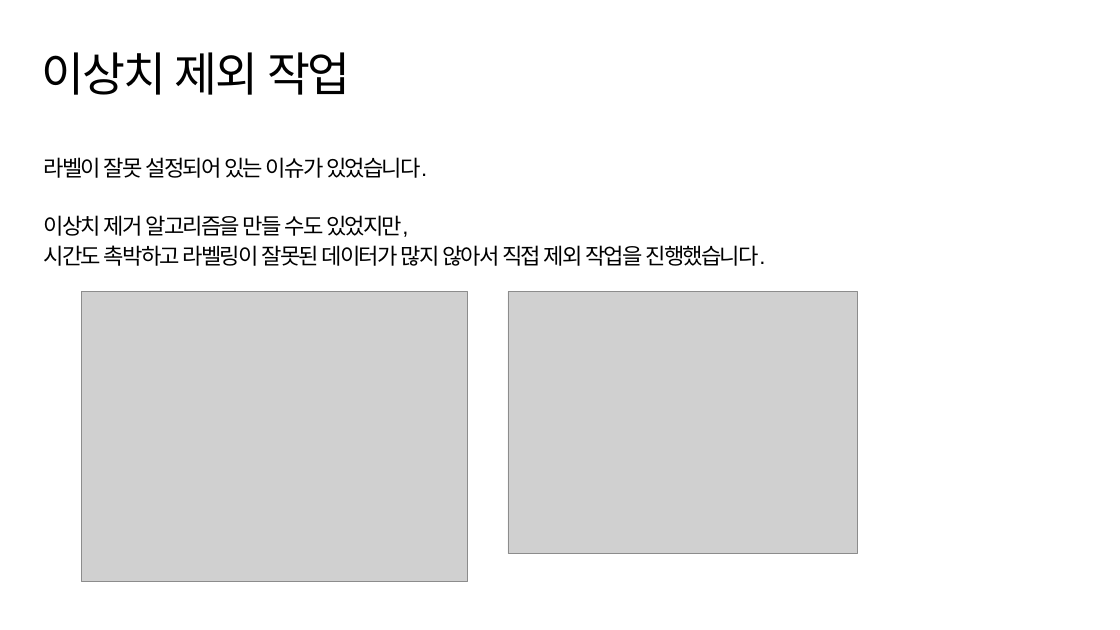
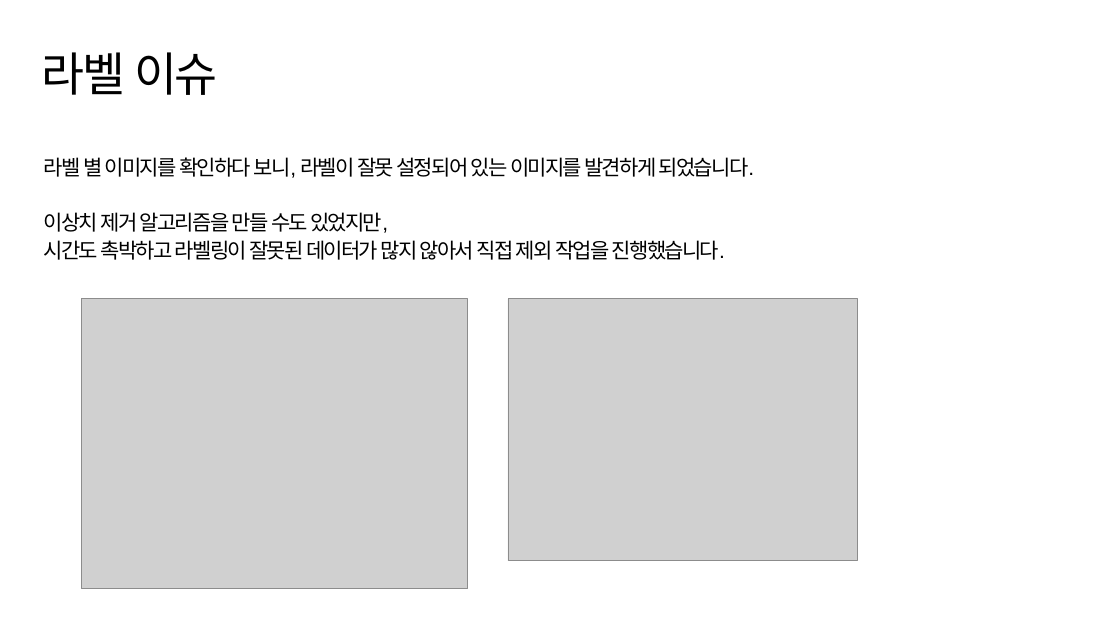
Before and after one commit to suk-6/22-dcc, a slide deck: slide 17 of 춘식이 발표자료.pptx (slide 19 before the commit). Drawn at 1120x630 pixels with LibreOffice and Linux fonts; fonts in the diff are those of the drawing; grey boxes stand for pictures; background and template pictures are left out. Boxes give left, top, right and bottom in pixels: in the first picture for what was removed or moved away, otherwise in the second. Text is boxed around its words. In the diff, an @@ line names an element or a change of style, - is before the commit and + after.

Commit message:
Update PPT

```diff
--- a/춘식이 발표자료.pptx
+++ b/춘식이 발표자료.pptx
@@ title at <box>42,52,218,95</box>: text changed @@
-이상치 제외 작업
+라벨 이슈
@@ text at <box>44,157,754,178</box>: text changed; size 19 to 18 pt @@
-라벨이 잘못 설정되어 있는 이슈가 있었습니다.
+라벨 별 이미지를 확인하다 보니, 라벨이 잘못 설정되어 있는 이미지를 발견하게 되었습니다.
@@ text at <box>44,212,725,260</box>: size 19 to 18 pt in "이상치 제거 알고리즘을 만들 수도 있었지만,", "시간도 촉박하고 라벨링이 잘못된 데이터가 많지 않아서 ..." @@
@@ picture: place and size @@
-picture at <box>82,292,468,581</box>
+picture at <box>82,299,468,589</box>
@@ picture: place and size @@
-picture at <box>508,292,858,554</box>
+picture at <box>508,299,858,561</box>
```
Also in this commit, not shown: 1 other slide changed, 2 slides removed.
